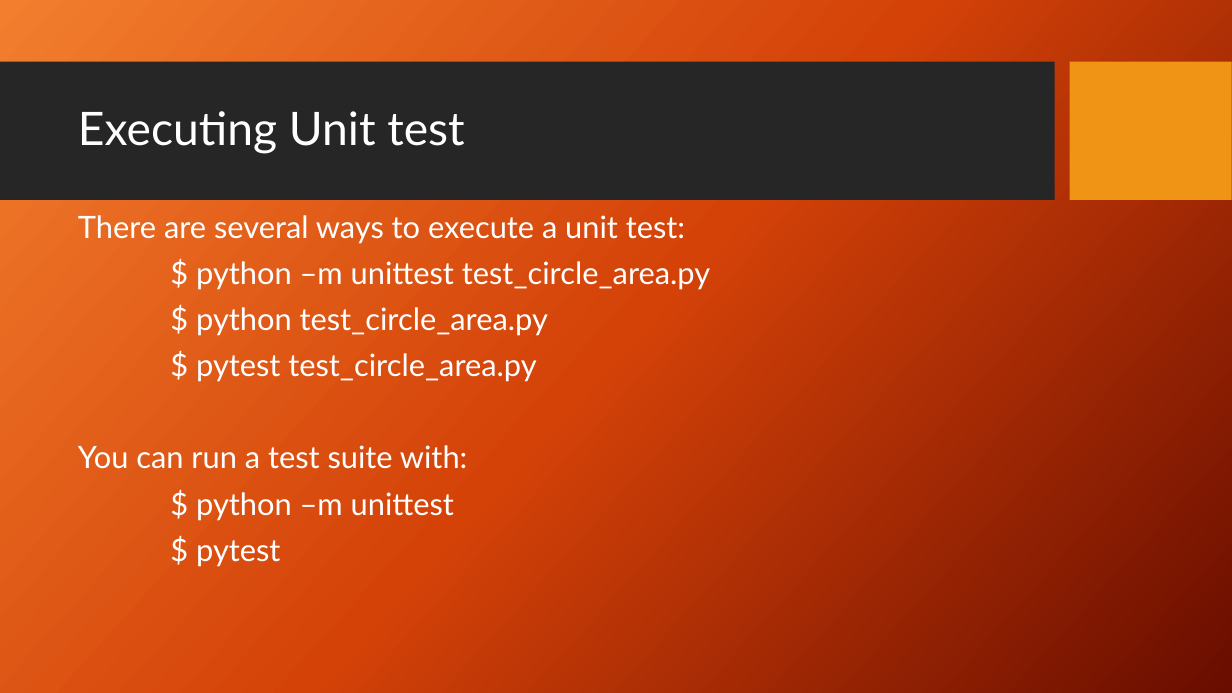
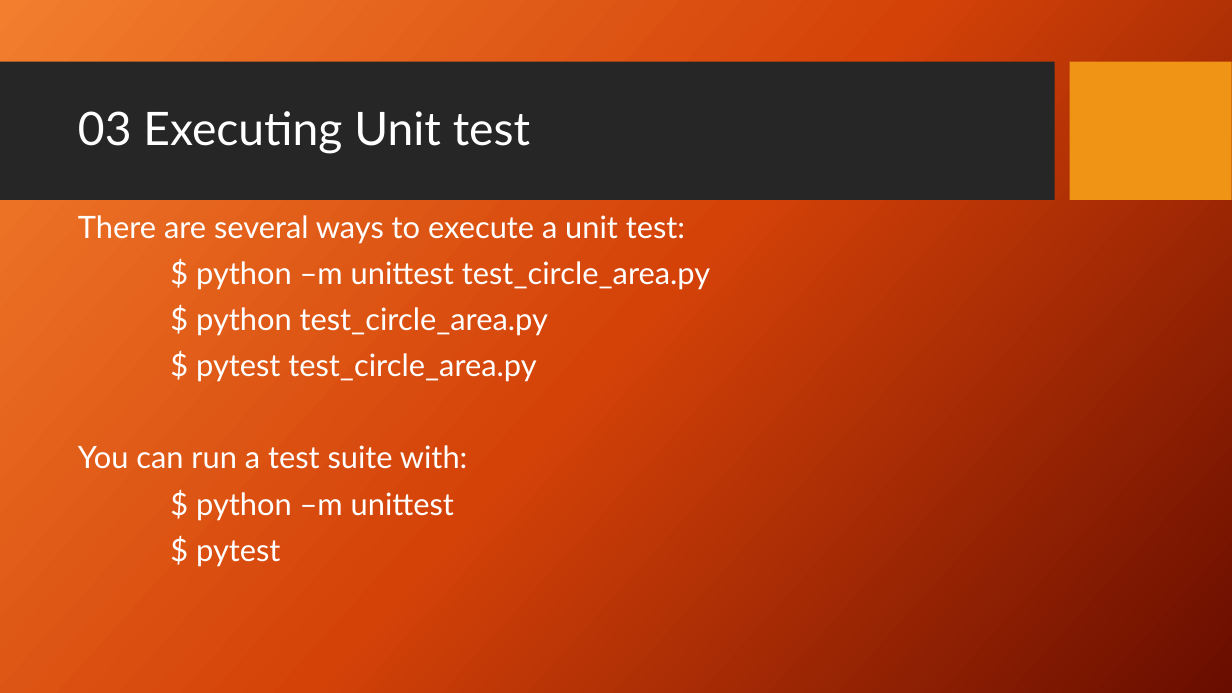
Before and after one commit to PrincetonUniversity/software_testing, a slide deck: slide 19 of UnitTestingSlides.pptx (slide 9 before the commit). Drawn at 1232x693 pixels with LibreOffice and Linux fonts; fonts in the diff are those of the drawing; background and template pictures are left out. Boxes give left, top, right and bottom in pixels: in the first picture for what was removed or moved away, otherwise in the second. Text is boxed around its words. In the diff, an @@ line names an element or a change of style, - is before the commit and + after.

```diff
--- a/UnitTestingSlides.pptx
+++ b/UnitTestingSlides.pptx
@@ title at (78, 111, 530, 154): text changed @@
-Executing Unit test
+03 Executing Unit test
```
Also in this commit, not shown: 10 other slides changed, 4 slides added.
